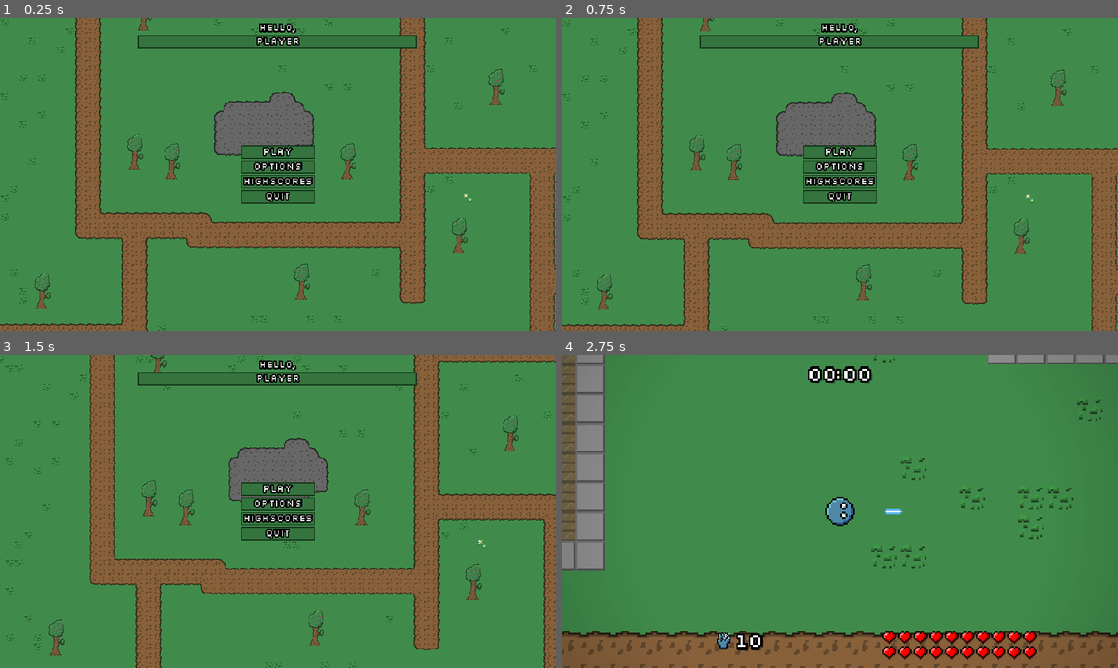
Above: before the commit, frames 1-4 (two rows, left to right).
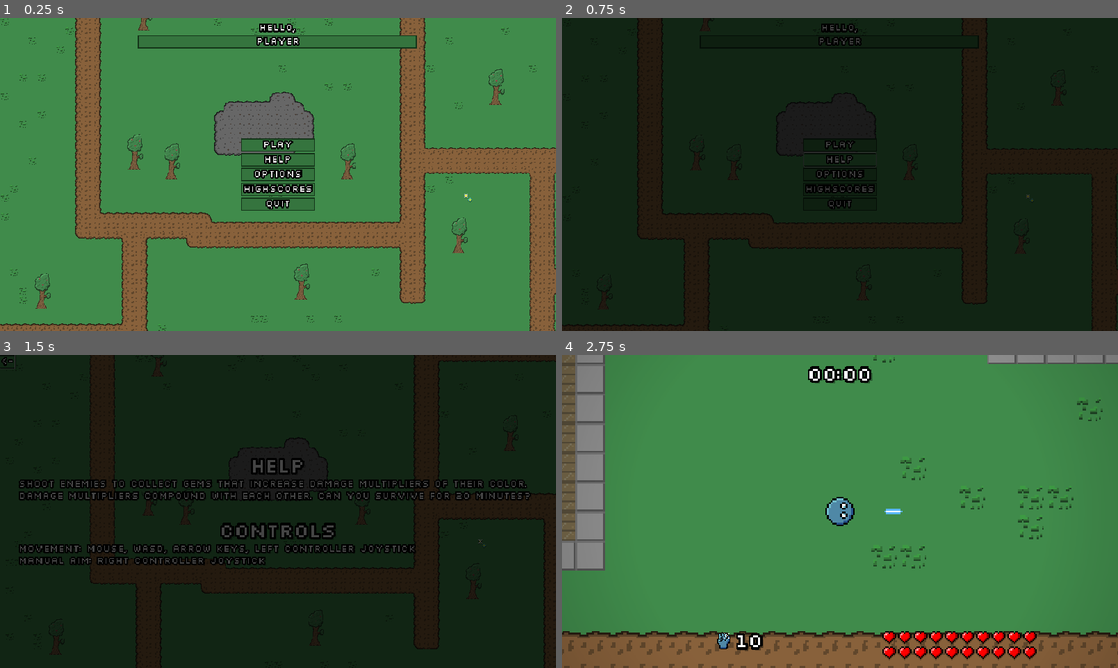
Above: after the commit, the same moments.

Repository: veprogames/top-down-incremental
Game: Godot game, scene res://main_menu/main_menu.tscn
Same seed, same stepped clock (60 frames per second), same inputs: the game is played once before the commit and once after it.
Inputs (mouse positions are in pixels of both pictures, inside the frame that each line leads up to):
- Up to frame 1 (0.25 s): no input
- Up to frame 2 (0.75 s): click (840, 158) at 0.5 s, where only the run after the commit has a clickable "Help"
- Up to frame 3 (1.5 s): click (5, 361) at 1.25 s, where only the run after the commit has a clickable "<-"
- Up to frame 4 (2.75 s): click "Play" at 2 s

The runs differ from the first frame. In frame 1, 2.0% of the frame differs, in the area x 43-57%, y 38-62%; in frame 2, 99%, in the area x 0-100%, y 0-100%; in frame 3, 99%; in frame 4, nothing differs.

Commit message:
add simple help menu

Diff:
--- /dev/null
+++ b/help_menu/help_menu.gd
@@ -0,0 +1,8 @@
+class_name HelpMenu
+extends Node2D
+
+var MainMenuScene: PackedScene = load("res://main_menu/main_menu.tscn")
+
+
+func _on_button_back_pressed() -> void:
+	SceneSwitcher.change(MainMenuScene)
--- /dev/null
+++ b/help_menu/help_menu.tscn
@@ -0,0 +1,69 @@
+[gd_scene load_steps=3 format=3 uid="uid://cwtnqe0islp5b"]
+
+[ext_resource type="PackedScene" uid="uid://bwjybk11mpwhu" path="res://ui/menu_background.tscn" id="1_dlm2j"]
+[ext_resource type="Script" path="res://help_menu/help_menu.gd" id="1_v3s20"]
+
+[node name="HelpMenu" type="Node2D"]
+script = ExtResource("1_v3s20")
+
+[node name="MenuBackground" parent="." instance=ExtResource("1_dlm2j")]
+
+[node name="CanvasLayer" type="CanvasLayer" parent="."]
+
+[node name="ButtonBack" type="Button" parent="CanvasLayer"]
+offset_right = 8.0
+offset_bottom = 8.0
+text = "<-"
+
+[node name="MarginContainer" type="MarginContainer" parent="CanvasLayer"]
+anchors_preset = 15
+anchor_right = 1.0
+anchor_bottom = 1.0
+grow_horizontal = 2
+grow_vertical = 2
+mouse_filter = 2
+theme_override_constants/margin_left = 64
+theme_override_constants/margin_top = 64
+theme_override_constants/margin_right = 64
+theme_override_constants/margin_bottom = 64
+
+[node name="VBoxContainer" type="VBoxContainer" parent="CanvasLayer/MarginContainer"]
+layout_mode = 2
+size_flags_vertical = 4
+theme_override_constants/separation = 64
+
+[node name="VBoxContainer" type="VBoxContainer" parent="CanvasLayer/MarginContainer/VBoxContainer"]
+layout_mode = 2
+
+[node name="Label2" type="Label" parent="CanvasLayer/MarginContainer/VBoxContainer/VBoxContainer"]
+custom_minimum_size = Vector2(1024, 0)
+layout_mode = 2
+theme_type_variation = &"LabelLarge"
+text = "Help"
+horizontal_alignment = 1
+autowrap_mode = 2
+
+[node name="Label" type="Label" parent="CanvasLayer/MarginContainer/VBoxContainer/VBoxContainer"]
+custom_minimum_size = Vector2(1024, 0)
+layout_mode = 2
+text = "Shoot Enemies to collect Gems that increase Damage multipliers of their color. Damage Multipliers compound with each other. Can you survive for 20 minutes?"
+autowrap_mode = 2
+
+[node name="VBoxContainer2" type="VBoxContainer" parent="CanvasLayer/MarginContainer/VBoxContainer"]
+layout_mode = 2
+
+[node name="Label3" type="Label" parent="CanvasLayer/MarginContainer/VBoxContainer/VBoxContainer2"]
+custom_minimum_size = Vector2(1024, 0)
+layout_mode = 2
+theme_type_variation = &"LabelLarge"
+text = "Controls"
+horizontal_alignment = 1
+autowrap_mode = 2
+
+[node name="Label2" type="Label" parent="CanvasLayer/MarginContainer/VBoxContainer/VBoxContainer2"]
+layout_mode = 2
+text = "Movement: Mouse, WASD, Arrow Keys, Left Controller Joystick
+Manual Aim: Right Controller Joystick
+"
+
+[connection signal="pressed" from="CanvasLayer/ButtonBack" to="." method="_on_button_back_pressed"]
--- a/main_menu/main_menu.gd
+++ b/main_menu/main_menu.gd
@@ -3,6 +3,7 @@
 
 var LevelScene: PackedScene = preload("res://level/level.tscn")
 var HighscoreScene: PackedScene = preload("res://highscore/highscore_menu.tscn")
+var HelpScene: PackedScene = preload("res://help_menu/help_menu.tscn")
 
 @onready var canvas_layer: CanvasLayer = $CanvasLayer
 @onready var line_edit_player_name: LineEdit = $CanvasLayer/VBoxContainer2/LineEditPlayerName
@@ -35,3 +36,7 @@
 
 func _on_line_edit_player_name_text_changed(new_text: String) -> void:
 	Game.player_name = new_text
+
+
+func _on_button_help_pressed() -> void:
+	SceneSwitcher.change(HelpScene)
--- a/main_menu/main_menu.tscn
+++ b/main_menu/main_menu.tscn
@@ -26,6 +26,10 @@
 [node name="ButtonPlay" type="Button" parent="CanvasLayer/VBoxContainer"]
 layout_mode = 2
 text = "Play"
+
+[node name="ButtonHelp" type="Button" parent="CanvasLayer/VBoxContainer"]
+layout_mode = 2
+text = "Help"
 
 [node name="ButtonOptions" type="Button" parent="CanvasLayer/VBoxContainer"]
 layout_mode = 2
@@ -59,6 +63,7 @@
 max_length = 12
 
 [connection signal="pressed" from="CanvasLayer/VBoxContainer/ButtonPlay" to="." method="_on_button_play_pressed"]
+[connection signal="pressed" from="CanvasLayer/VBoxContainer/ButtonHelp" to="." method="_on_button_help_pressed"]
 [connection signal="pressed" from="CanvasLayer/VBoxContainer/ButtonOptions" to="." method="_on_button_options_pressed"]
 [connection signal="pressed" from="CanvasLayer/VBoxContainer/ButtonHighscores" to="." method="_on_button_highscores_pressed"]
 [connection signal="pressed" from="CanvasLayer/VBoxContainer/ButtonQuit" to="." method="_on_button_quit_pressed"]
